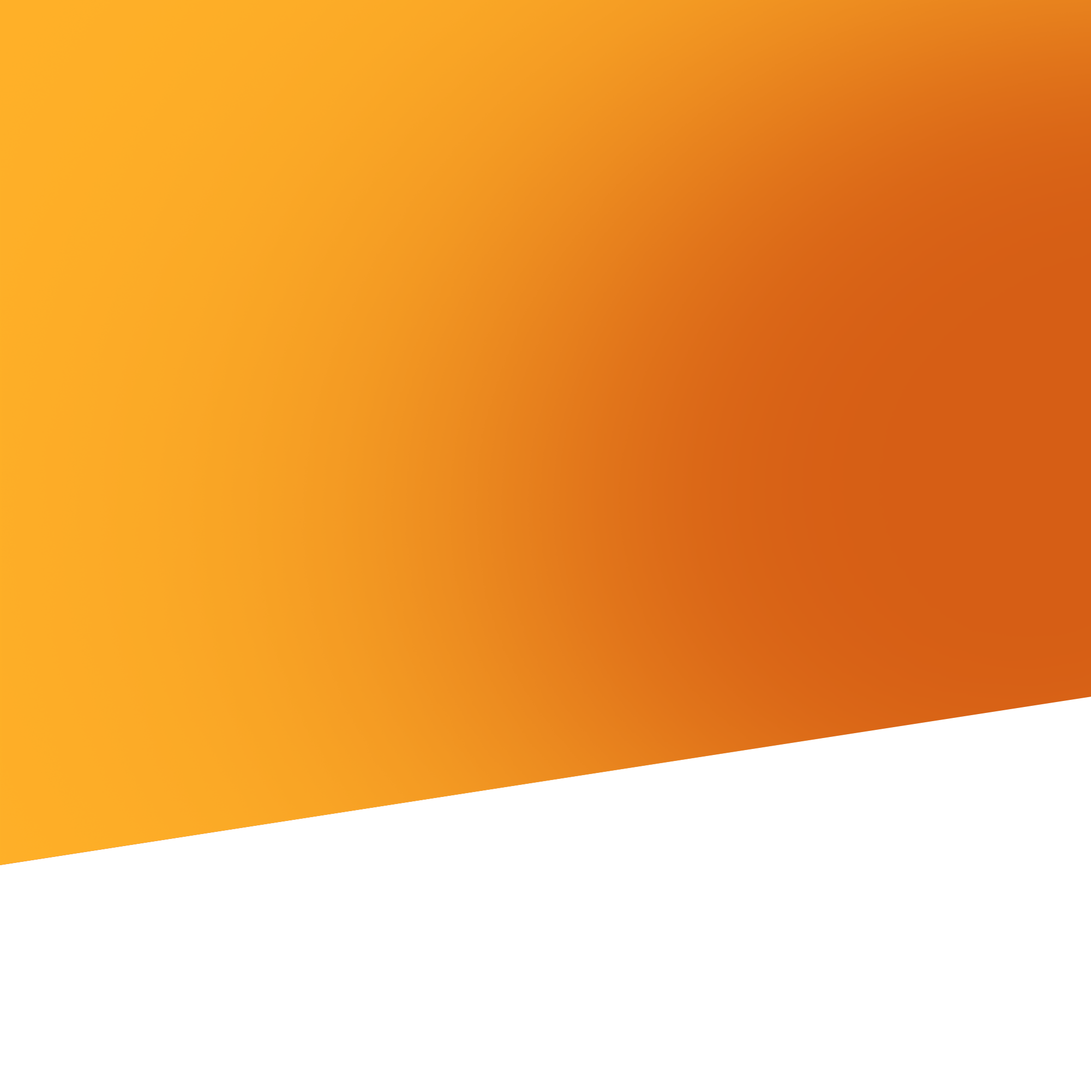
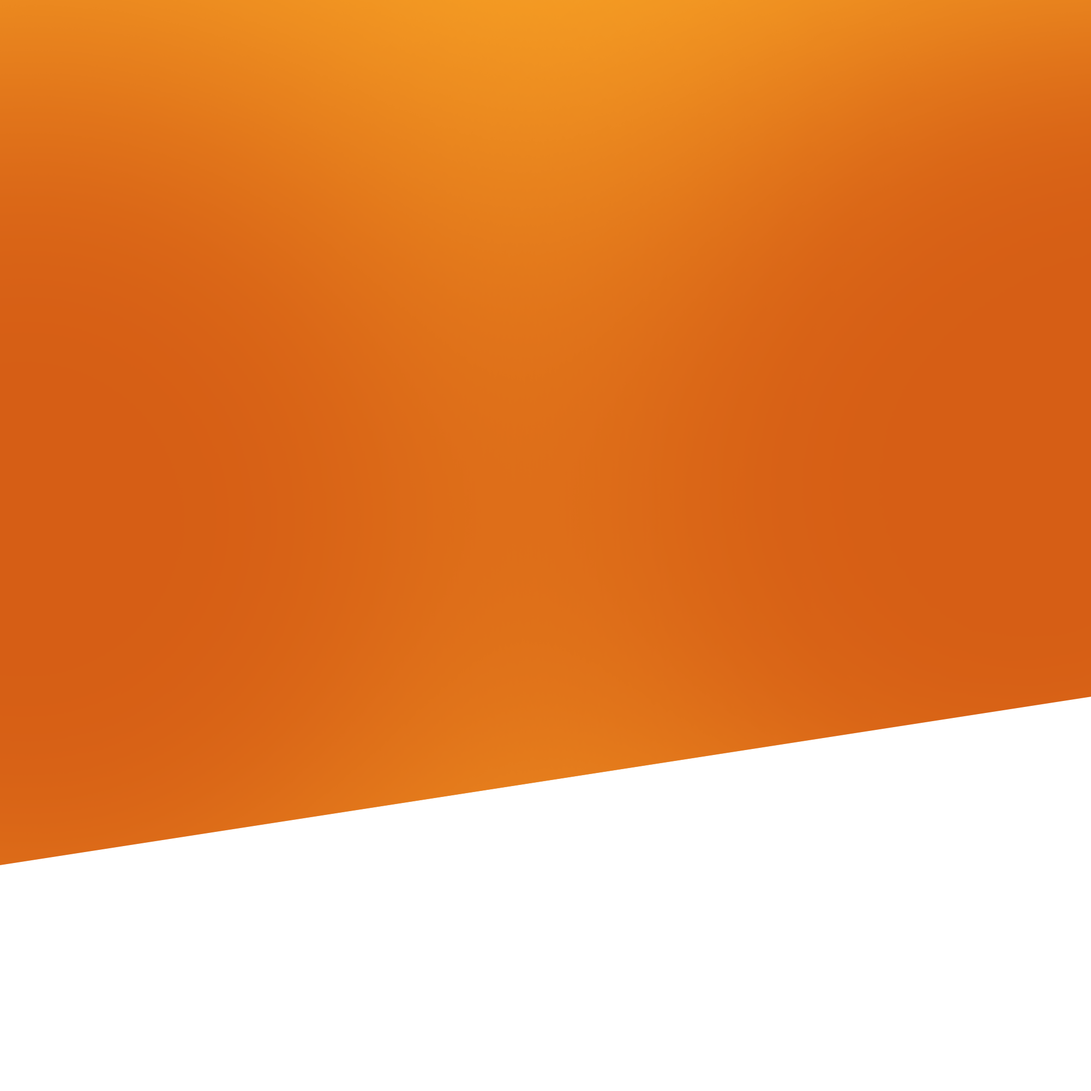
Before/after of a 1091×1091 layered artwork. What changed in the layer stack:
painted on "Rectangle 1 copy" over [0, 0, 768, 866]
